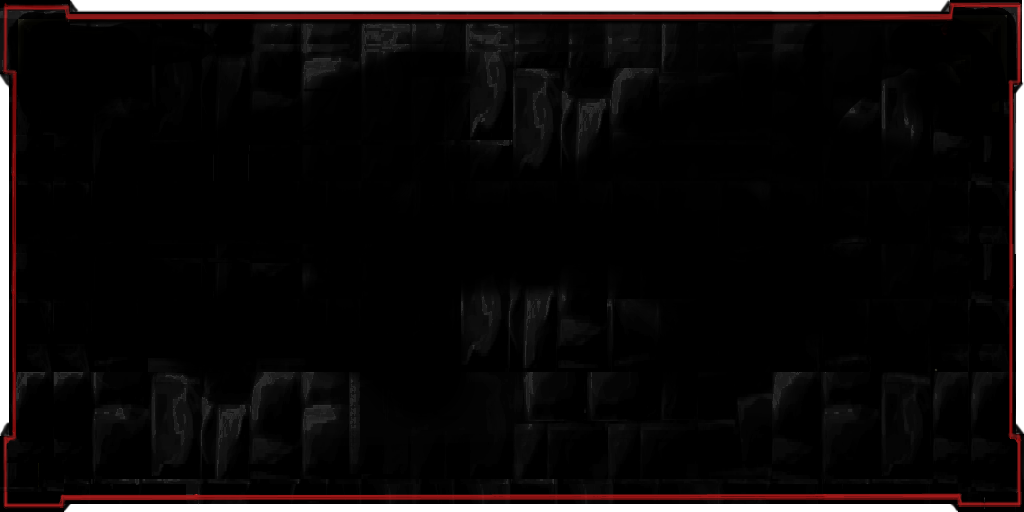
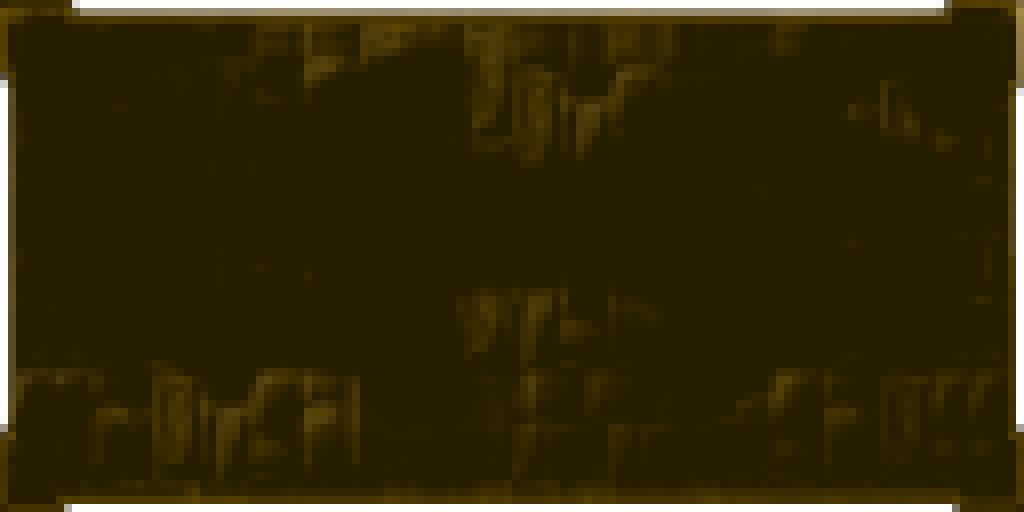
Revision of a layered 1024x512 image; what changed, layer by layer:
painted on "Pasted Layer" over [0, 0, 1024, 512]
